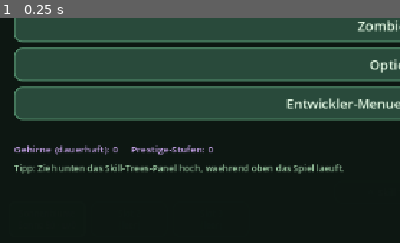
Above: before the commit, frame 1.
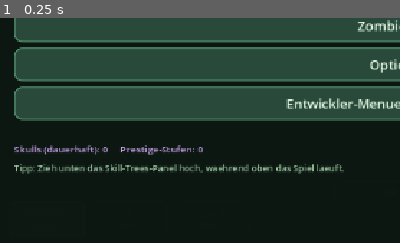
Above: after the commit, the same moment.

Repository: gadowskidavid-beep/pvz5
Game: Godot game, scene res://scenes/Main.tscn
The game is run twice, just before and just after one commit, with the same random seed, the same clock (stepped at 60 frames per second) and the same inputs.
Inputs:
- Up to frame 1 (0.25 s): no input
The pictures show only the part of the screen within x 0-50%, y 50-100%; the shares and areas given below are measured in that part.

The runs differ from the first frame. In frame 1, 0.9% of the frame differs, in the area x 3-54%, y 56-61%.

Commit message:
Assets/UI: Ordner pro Zombie (animierte Frames 0.png,1.png,... oder Einzeldatei), Nacht-Hintergrund (bg/night.png), ui/-Icons-Slot, Gehirne -> Skulls in der gesamten UI

Diff:
--- a/botanik-godot/scripts/Lawn.gd
+++ b/botanik-godot/scripts/Lawn.gd
@@ -13,6 +13,8 @@
 var popups: Array = []      # schwebende Zahlen (+Sonne, Belohnungen)
 var _font: Font             # Fallback-Font fuer die schwebenden Zahlen
 var _tex_cache := {}        # geladene Sprite-Texturen (null = kein Sprite -> gezeichneter Fallback)
+var _frames_cache := {}     # animierte Frame-Listen je Ordner
+var _anim_clock := 0.0      # globale Animations-Uhr
 var rng := RandomNumberGenerator.new()
 
 var to_spawn := 0
@@ -39,6 +41,25 @@
 	if ResourceLoader.exists(path): t = load(path)
 	_tex_cache[path] = t
 	return t
+
+# Laedt Animations-Frames aus einem Ordner: <dir>/0.png, 1.png, 2.png ... (gecacht)
+func _frames(dir: String) -> Array:
+	if _frames_cache.has(dir): return _frames_cache[dir]
+	var arr := []
+	for i in range(24):
+		var p := "%s/%d.png" % [dir, i]
+		if ResourceLoader.exists(p): arr.append(load(p))
+		else: break
+	_frames_cache[dir] = arr
+	return arr
+
+# Zombie-Textur: erst animierter Ordner zombies/<kind>/, sonst einzelne Datei zombies/<kind>.png
+func _zombie_tex(kind: String) -> Texture2D:
+	var frames := _frames("res://assets/sprites/zombies/%s" % kind)
+	if frames.size() > 0:
+		var idx := int(_anim_clock / 0.16) % frames.size()
+		return frames[idx]
+	return _tex("res://assets/sprites/zombies/%s.png" % kind)
 
 func world_of(w: int) -> Dictionary:
 	return BAL.act_of(w)
@@ -120,7 +141,7 @@
 		var rew := 150 + int(Game.brains * 0.25)
 		Game.brains += rew; Game.save_game()
 		Game.phase = "won"
-		msg = "SIEG! Welle 100 geschafft! +%d Gehirne" % rew; msg_t = 6.0
+		msg = "SIEG! Welle 100 geschafft! +%d Skulls" % rew; msg_t = 6.0
 		return
 	Game.phase = "prep"
 	Game.fp += Game.wave
@@ -186,6 +207,7 @@
 	queue_redraw()
 
 func _update(dt: float) -> void:
+	_anim_clock += dt
 	var wo := world_of(Game.wave)
 	# Himmels-Sonne
 	sky_timer -= dt
@@ -600,11 +622,11 @@
 		var b := int(max(1, round((z.brain + int(Game.wave / 5.0)) * Game.brain_mul() * rew)))
 		Game.brains += b; Game.save_game()
 		fx.append({"t": "boom", "x": z.x, "y": z.y, "life": 0.4})
-		msg = "Boss besiegt! +%d Gehirne" % b; msg_t = 2.5
+		msg = "Boss besiegt! +%d Skulls" % b; msg_t = 2.5
 	elif z.get("carrier", false) and int(z.get("brain", 0)) > 0:
 		var bc := int(max(1, round(z.brain * Game.brain_mul() * rew)))
 		Game.brains += bc; Game.save_game()
-		msg = "Gehirn erbeutet! +%d" % bc; msg_t = 1.5
+		msg = "Skull erbeutet! +%d" % bc; msg_t = 1.5
 	var fpg := int(max(1, round(z.fp * Game.fp_mul() * rew)))
 	if rng.randf() < Game.loot_chance():
 		fpg *= 2
@@ -678,16 +700,21 @@
 # ---- Zeichnen ----
 func _draw() -> void:
 	var wo := world_of(Game.wave)
-	for r in range(rows):
-		for c in range(Game.COLS):
-			var g: Color
-			if wo.pond and r == rows - 1: g = (Color(0.11,0.33,0.4) if (r+c)%2==0 else Color(0.13,0.39,0.45))
-			else: g = (wo.g1 if (r + c) % 2 == 0 else wo.g2)
-			draw_rect(Rect2(Game.LAWN_X + c * Game.CELL, Game.LAWN_Y + r * Game.CELL, Game.CELL, Game.CELL), g)
-	if wo.night: draw_rect(Rect2(Game.LAWN_X, Game.LAWN_Y, Game.COLS * Game.CELL, rows * Game.CELL), Color(0.08,0.12,0.25,0.30))
-	if wo.get("roof", false): draw_rect(Rect2(Game.LAWN_X, Game.LAWN_Y, Game.COLS * Game.CELL, rows * Game.CELL), Color(0.5,0.35,0.18,0.14))
+	var lawn_rect := Rect2(Game.LAWN_X, Game.LAWN_Y, Game.COLS * Game.CELL, rows * Game.CELL)
+	# Nacht-Hintergrundbild (falls vorhanden) statt der Kachel-Textur
+	var bg_tex: Texture2D = _tex("res://assets/sprites/bg/night.png") if wo.night else null
+	if bg_tex != null:
+		draw_texture_rect(bg_tex, lawn_rect, false)
+	else:
+		for r in range(rows):
+			for c in range(Game.COLS):
+				var g: Color
+				if wo.pond and r == rows - 1: g = (Color(0.11,0.33,0.4) if (r+c)%2==0 else Color(0.13,0.39,0.45))
+				else: g = (wo.g1 if (r + c) % 2 == 0 else wo.g2)
+				draw_rect(Rect2(Game.LAWN_X + c * Game.CELL, Game.LAWN_Y + r * Game.CELL, Game.CELL, Game.CELL), g)
+		if wo.night: draw_rect(lawn_rect, Color(0.08,0.12,0.25,0.30))
+	if wo.get("roof", false): draw_rect(lawn_rect, Color(0.5,0.35,0.18,0.14))
 	# Wetter-Overlay
-	var lawn_rect := Rect2(Game.LAWN_X, Game.LAWN_Y, Game.COLS * Game.CELL, rows * Game.CELL)
 	if weather == "nebel": draw_rect(lawn_rect, Color(0.82, 0.84, 0.88, 0.24))
 	elif weather == "frost": draw_rect(lawn_rect, Color(0.55, 0.72, 1.0, 0.15))
 	elif weather == "gewitter": draw_rect(lawn_rect, Color(0.12, 0.12, 0.28, 0.22))
@@ -836,8 +863,8 @@
 
 # ---- Detaillierter Zombie: Torso + Arme + Gesicht (hohle rote Augen, zackiger Mund) ----
 func _draw_zombie(z, zc: Color, sz: float, zx: float, zy: float) -> void:
-	# Eigenes Sprite? -> zeichnen und fertig
-	var tex := _tex("res://assets/sprites/zombies/%s.png" % str(z.kind))
+	# Eigenes Sprite? (animierter Ordner oder Einzeldatei) -> zeichnen und fertig
+	var tex := _zombie_tex(str(z.kind))
 	if tex != null:
 		var w := sz * 1.7
 		var h := sz * 2.0
--- a/botanik-godot/scripts/Main.gd
+++ b/botanik-godot/scripts/Main.gd
@@ -91,7 +91,7 @@
 	# HUD lebt jedes Frame (Spiel laeuft weiter, egal ob Drawer offen)
 	sun_lbl.text = "Sonne  %d" % int(Game.sun)
 	fp_lbl.text = "FP  %d" % Game.fp
-	brain_lbl.text = "Gehirne  %d" % Game.brains
+	brain_lbl.text = "Skulls  %d" % Game.brains
 	wave_lbl.text = "Welle %d / 100%s" % [Game.wave, lawn.weather_hud()]
 	wave_bar.queue_redraw()
 	if d_fp != null: d_fp.text = "%d FP" % Game.fp
@@ -451,12 +451,12 @@
 		else:
 			var uc := Game.plant_unlock_cost(ck)
 			_card(g, "[Gesperrt] " + Game.CHASSIS[ck].n, Game.CHASSIS[ck].d, "Frei: FP %d" % uc, Game.fp >= uc, _unlock_plant.bind(ck))
-	_header(holder, "Mehr Samen-Slots (dauerhaft, Gehirne)", COL_PURPLE)
+	_header(holder, "Mehr Samen-Slots (dauerhaft, Skulls)", COL_PURPLE)
 	var b := Button.new()
 	if Game.seed_slot_max():
 		b.text = "Maximale Slots erreicht (%d)" % Game.slot_count(); b.disabled = true
 	else:
-		b.text = "Neuer Slot  (%d Gehirne)" % Game.seed_slot_cost()
+		b.text = "Neuer Slot  (%d Skulls)" % Game.seed_slot_cost()
 		b.disabled = Game.brains < Game.seed_slot_cost()
 		b.pressed.connect(_buy_slot)
 	b.custom_minimum_size = Vector2(300, 38)
@@ -991,7 +991,7 @@
 	_menu_btn(vb, "Optionen", _menu_open_opt)
 	_menu_btn(vb, "Entwickler-Menue (Regler & Cheats)", _menu_open_dev)
 	_spacer(vb, 16)
-	_big(vb, "Gehirne (dauerhaft): %d     Prestige-Stufen: %d" % [Game.brains, _pres_total()], 14, COL_PURPLE)
+	_big(vb, "Skulls (dauerhaft): %d     Prestige-Stufen: %d" % [Game.brains, _pres_total()], 14, COL_PURPLE)
 	_big(vb, "Tipp: Zieh unten das Skill-Trees-Panel hoch, waehrend oben das Spiel laeuft.", 13, Color(0.65, 0.8, 0.68))
 
 func _menu_open_alm() -> void: open_overlay("almanac", "menu")
@@ -1010,7 +1010,7 @@
 	_header(vb, "Steuerung: Linksklick = Sonne sammeln / Pflanze setzen / Zombie schlagen (Hammer).", Color(0.75, 0.85, 0.78))
 	_header(vb, "Leertaste = Welle starten.  Unten der Pfeil oeffnet die Skill-Trees.", Color(0.75, 0.85, 0.78))
 	_spacer(vb, 12)
-	_header(vb, "Gehirne & Prestige zuruecksetzen (kann nicht rueckgaengig gemacht werden):", Color(1, 0.6, 0.6))
+	_header(vb, "Skulls & Prestige zuruecksetzen (kann nicht rueckgaengig gemacht werden):", Color(1, 0.6, 0.6))
 	var b := Button.new(); b.text = "Kompletten Fortschritt loeschen"; b.custom_minimum_size = Vector2(320, 40)
 	b.pressed.connect(_reset_progress)
 	vb.add_child(b)
@@ -1122,7 +1122,7 @@
 
 # ---- WIEDERGEBURT / PRESTIGE-BAUM ----
 func _build_prestige(vb) -> void:
-	_header(vb, "GEHIRN-UPGRADES  —  Gehirne: %d  (bleiben dauerhaft)" % Game.brains, COL_PURPLE)
+	_header(vb, "SKULL-UPGRADES  —  Skulls: %d  (bleiben dauerhaft)" % Game.brains, COL_PURPLE)
 	var g := _grid(vb, 3)
 	for k in Game.PRES_ORDER:
 		var p = Game.PRESTIGE[k]
Not shown, changed: botanik-godot/assets/sprites/README.md
Not shown, added: botanik-godot/assets/sprites/bg/.gitkeep
Not shown, added: botanik-godot/assets/sprites/ui/.gitkeep
Not shown, added: botanik-godot/assets/sprites/zombies/balloon/.gitkeep
Not shown, added: botanik-godot/assets/sprites/zombies/basic/.gitkeep
Not shown, added: botanik-godot/assets/sprites/zombies/boss_a/.gitkeep
Not shown, added: botanik-godot/assets/sprites/zombies/boss_b/.gitkeep
Not shown, added: botanik-godot/assets/sprites/zombies/boss_c/.gitkeep
Not shown, added: botanik-godot/assets/sprites/zombies/brainz/.gitkeep
Not shown, added: botanik-godot/assets/sprites/zombies/brute/.gitkeep
Not shown, added: botanik-godot/assets/sprites/zombies/bucket/.gitkeep
Not shown, added: botanik-godot/assets/sprites/zombies/cone/.gitkeep
(and 6 more such lines)
